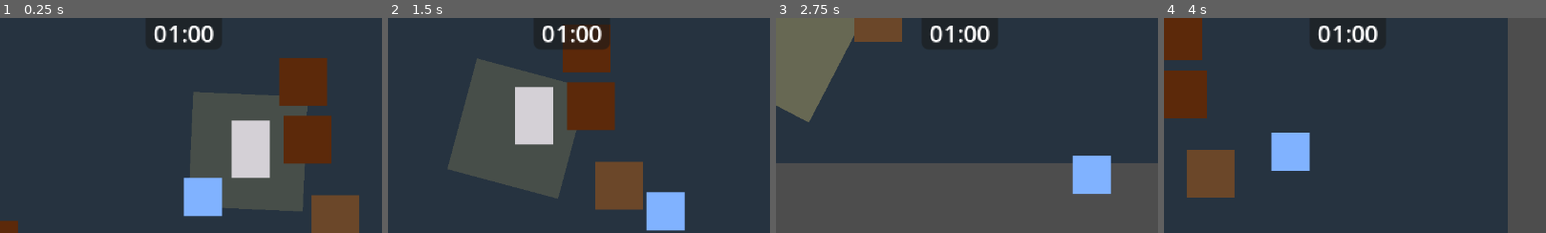
Above: before the commit, frames 1-4 (left to right).
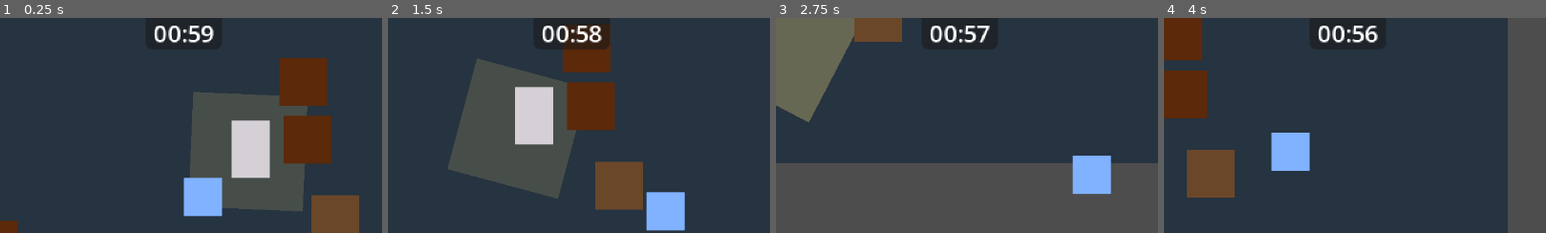
Above: after the commit, the same moments.

Repository: Giorino/last-lighthouse
Game: Godot game, scene res://scenes/main/game.tscn
Two runs of this game, one before a commit and one after it. Both use one fixed random seed, a clock stepped at 60 frames per second and the inputs below. This scene is started directly instead of the project's main scene.
Inputs (mouse positions are % of the whole screen's width and height, from its top left):
- Up to frame 1 (0.25 s): no input
- Up to frame 2 (1.5 s): tap Enter at 0.5 s; move the mouse to (72, 45) at 0.52 s; hold D (move_right) 0.53-1.28 s; hold B (build_mode) 0.53-1.28 s; click (72, 45) at 0.67 s; move the mouse to (30, 55) at 1.27 s; hold S (move_down) from 1.28 s (still down); tap E (interact) at 1.35 s
- Up to frame 3 (2.75 s): move the mouse to (60, 28) at 2.02 s; release S (move_down) at 2.03 s; hold D (move_right) from 2.03 s (still down); hold Space (lighthouse_beam) from 2.03 s (still down)
- Up to frame 4 (4 s): move the mouse to (45, 70) at 2.77 s; release D (move_right) at 2.78 s; release Space (lighthouse_beam) at 2.78 s; hold W (move_up) 2.78-3.53 s; tap R (repair) at 2.85 s; click (45, 70) at 2.92 s; move the mouse to (80, 65) at 3.52 s; hold A (move_left) from 3.53 s (still down); tap F at 3.6 s
The pictures show only the part of the screen within x 19-69%, y 15-65%; the shares and areas given below are measured in that part.

The runs differ from the first frame. In frame 1, 0.4% of the frame differs, in the area x 44-56%, y 3-12%; in frame 2, 0.5%; in frame 3, 0.5%; in frame 4, 0.5%.

Commit message:
Fix: Timer now counts down during night phase
Fixed timer not counting down issue:
- Added time_remaining -= delta to _process_night_phase()
- Night now ends when timer reaches 0 OR when all waves completed
- Previously timer only counted down during day phase

Night phase now properly shows countdown timer in HUD.

Expected behavior clarified:
- Game starts with Night 1 (60 seconds) ✅ This is correct per Phase 5 design
- Weapon slot shows 'W' for Wrench ✅ This is correct (first letter of weapon name)
- Timer now counts down properly ✅ Fixed with this commit

Diff:
--- a/scripts/gameplay/day_night_cycle.gd
+++ b/scripts/gameplay/day_night_cycle.gd
@@ -38,10 +38,15 @@
 		# PHASE 5: Go directly to night (no transition)
 		start_night_phase()
 
-func _process_night_phase(_delta: float) -> void:
-	# Night ends when all waves are completed
-	# This is handled by the wave spawner emitting all_waves_completed
-	pass
+func _process_night_phase(delta: float) -> void:
+	# PHASE 5: Timer counts down during night
+	time_remaining -= delta
+
+	# Night can end in two ways:
+	# 1. Timer reaches 0
+	# 2. All waves completed (handled by wave spawner)
+	if time_remaining <= 0:
+		end_night_phase()
 
 func start_day_phase() -> void:
 	current_phase = Constants.Phase.DAY
